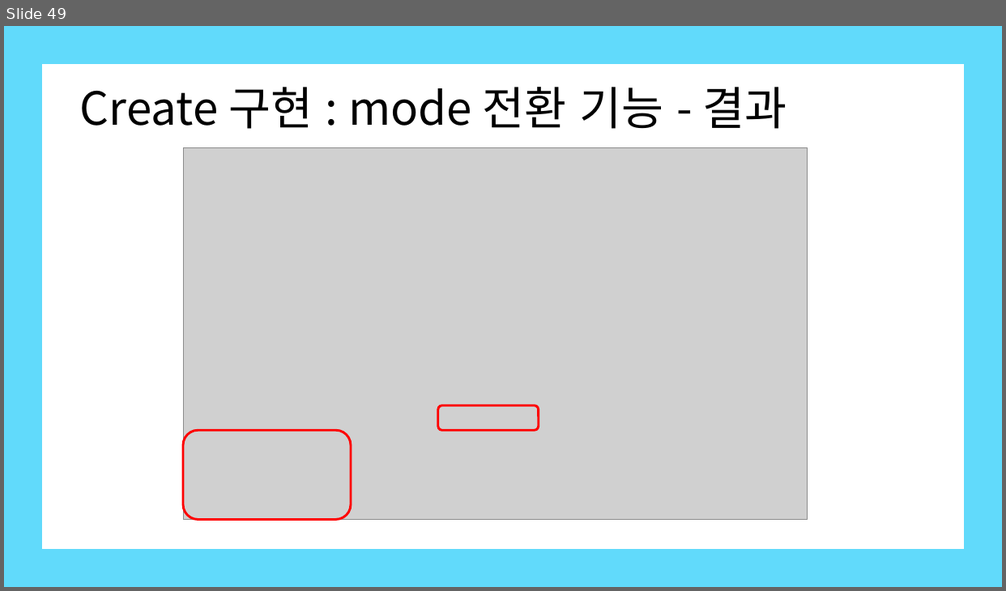
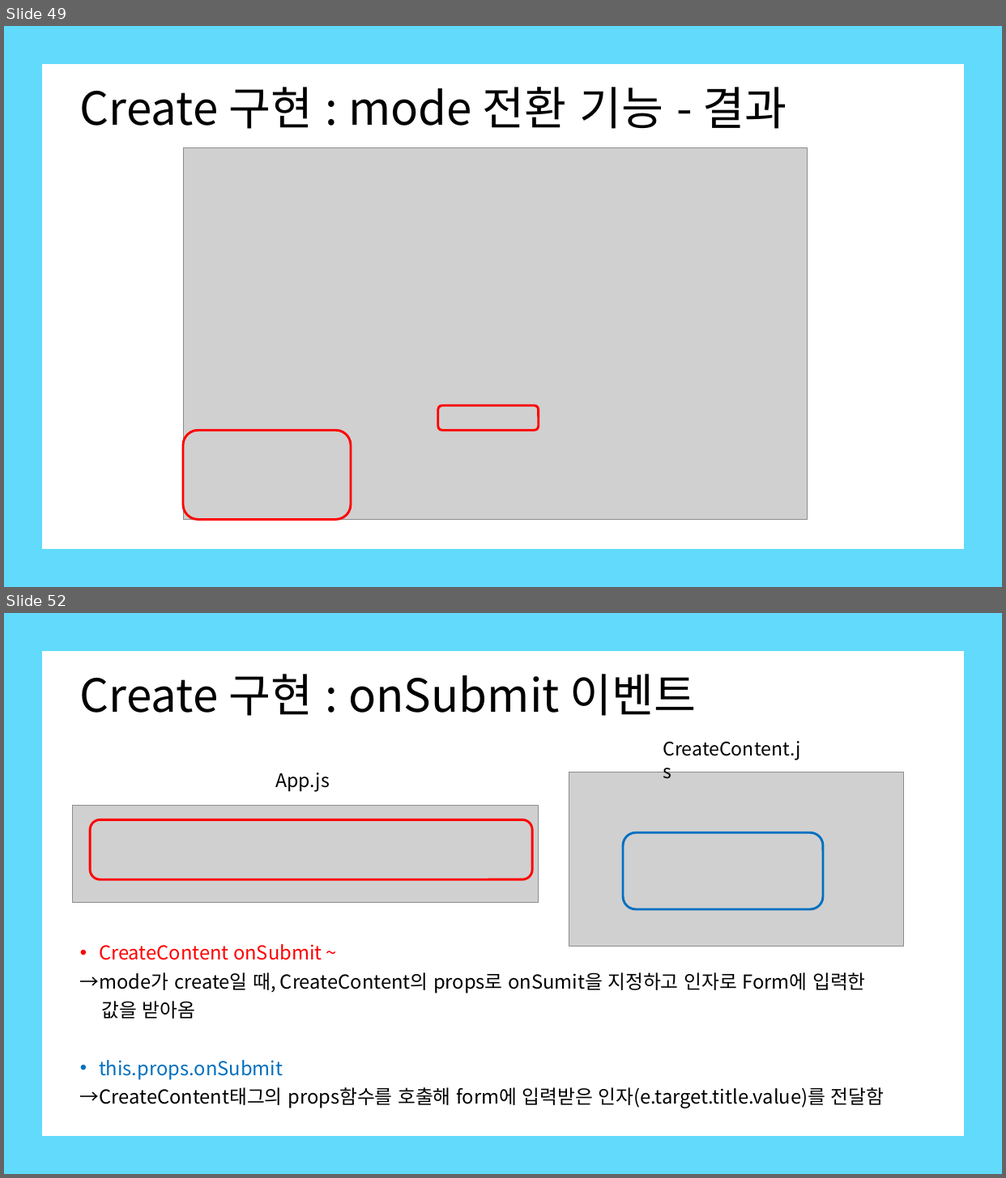
Before and after one commit to Kim-Ha-Jeong/ReactStudy, a slide deck: 생활코딩 - react.pptx. Shown one above the other, each under a label of ours: slide 49 before the commit, slides 49 and 52 after it; the slides between them are not shown. The pictures are 1006x591 and 1006x1178 pixels, drawn with LibreOffice and Linux fonts; fonts in the diff are those of the drawing; grey boxes stand for pictures. Boxes give left, top, right and bottom in pixels: in the first picture for what was removed or moved away, otherwise in the second. Text is boxed around its words. In the diff, an @@ line names an element or a change of style, - is before the commit and + after.

```diff
--- a/생활코딩 - react.pptx
+++ b/생활코딩 - react.pptx
@@ slide 52 added at (4, 613, 1002, 1174), background #FFFFFF @@
@@ title added at (80, 674, 697, 716), 44 pt, text #000000 @@
+Create 구현 : onSubmit 이벤트
@@ text added at (663, 741, 801, 760), 18 pt, text #000000 @@
+CreateContent.js
@@ text added at (275, 773, 330, 792), 18 pt, text #000000 @@
+App.js
@@ picture added at (569, 773, 904, 946) @@
@@ picture added at (73, 806, 539, 902) @@
@@ rounded rectangle added at (90, 820, 533, 879), outline #FF0000 2.25 pt @@
@@ rounded rectangle added at (623, 833, 823, 910), outline #0070C0 2.25 pt @@
@@ text added at (80, 944, 884, 1109), 18.5 pt, text #000000 @@
+• CreateContent onSubmit ~
+→mode가 create일 때, CreateContent의 props로 onSumit을 지정하고 인자로 Form에 입력한
+값을 받아옴
+• this.props.onSubmit
+→CreateContent태그의 props함수를 호출해 form에 입력받은 인자(e.target.title.value)를 전달함
@@ group added at (4, 613, 1002, 1174): 4 rectangles @@
```
Also in this commit, not shown: 16 other slides added, 4 other files.
